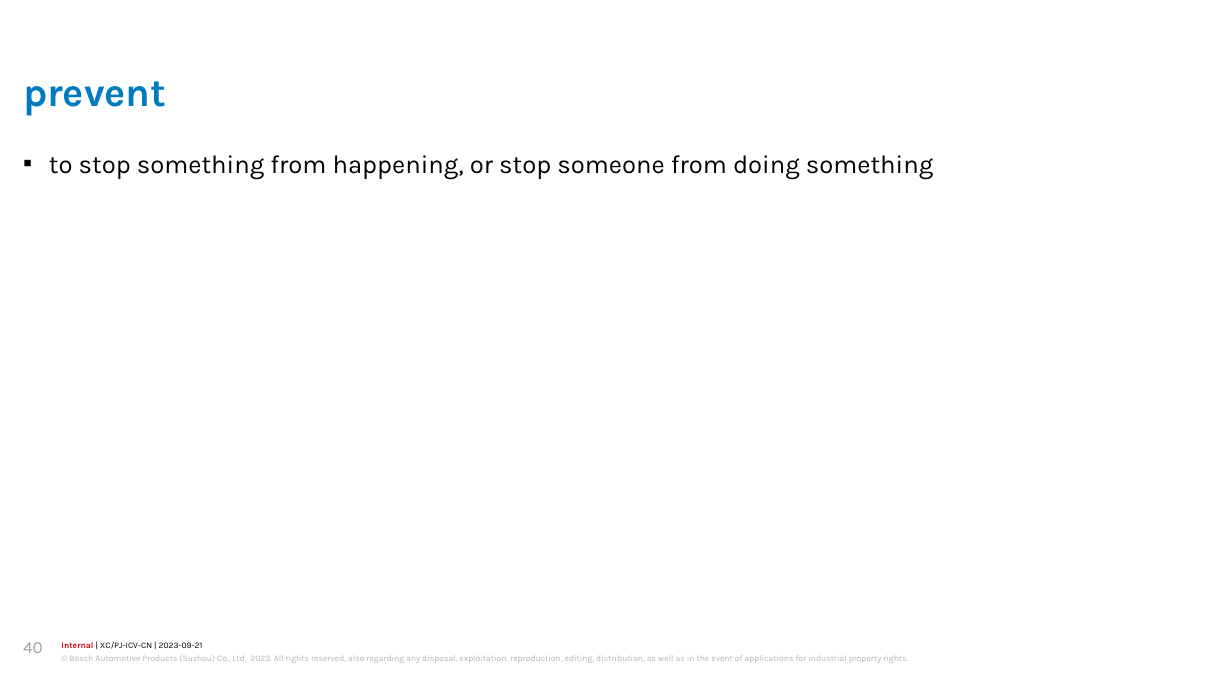
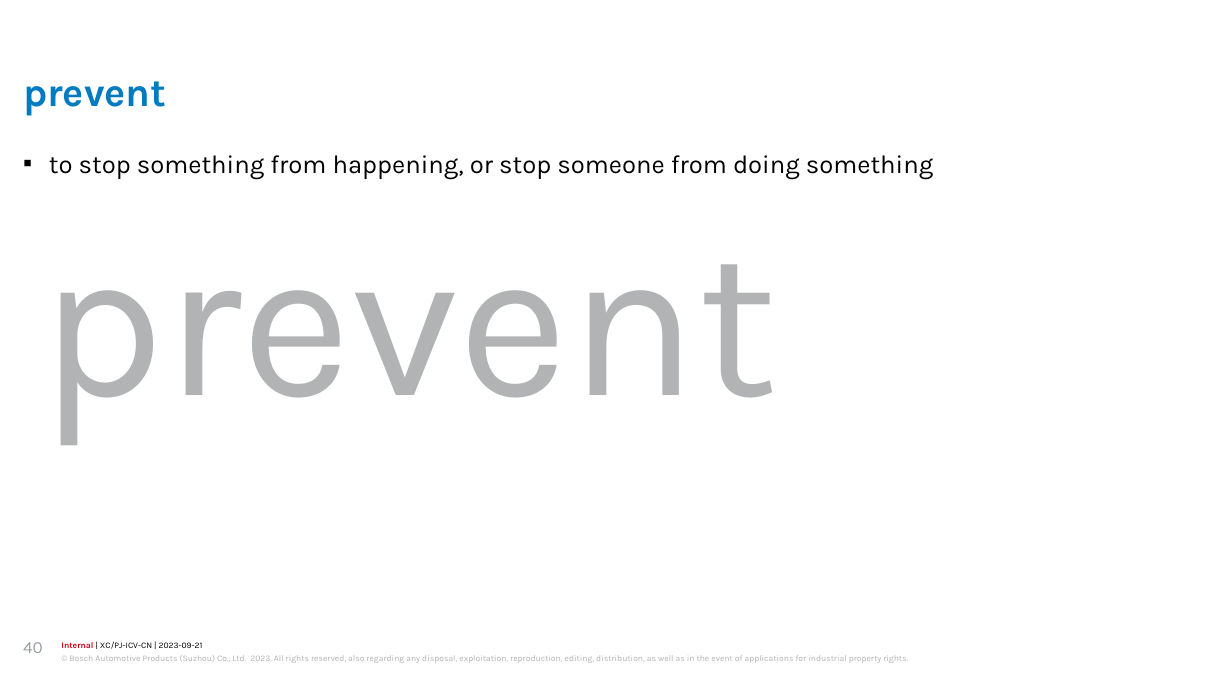
Before and after one commit to jiangyigithub/atomic-habit, a slide deck: slide 40 of longman 3000.pptx. Drawn at 1232x693 pixels with LibreOffice and Linux fonts; fonts in the diff are those of the drawing; background and template pictures are left out. Boxes give left, top, right and bottom in pixels: in the first picture for what was removed or moved away, otherwise in the second. Text is boxed around its words. In the diff, an @@ line names an element or a change of style, - is before the commit and + after.

```diff
--- a/longman 3000.pptx
+++ b/longman 3000.pptx
@@ text added at box(39, 264, 778, 445), 150 pt, text #B2B3B5 @@
+prevent
```
Also in this commit, not shown: 6 other slides changed, 5 slides added, 1 other file.
